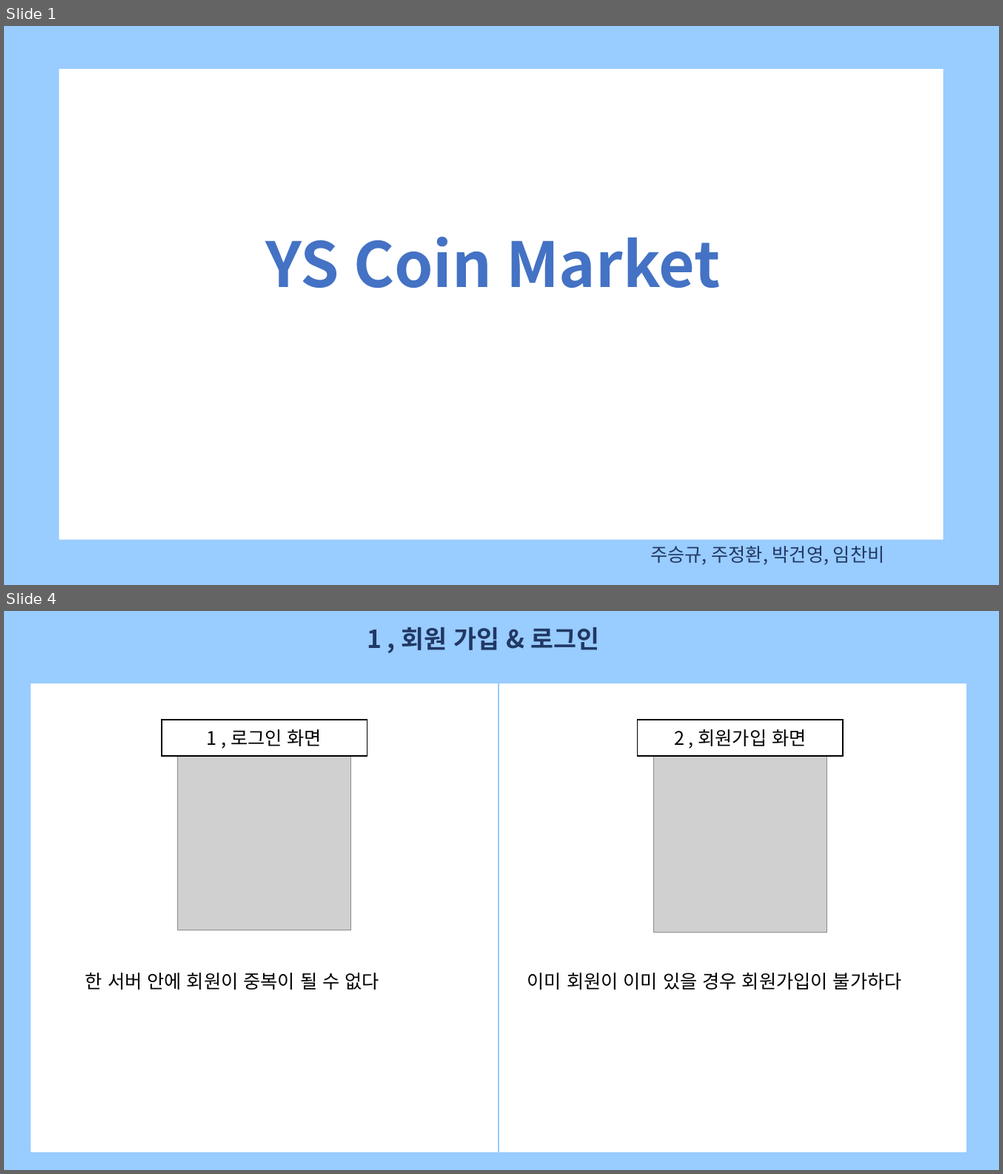
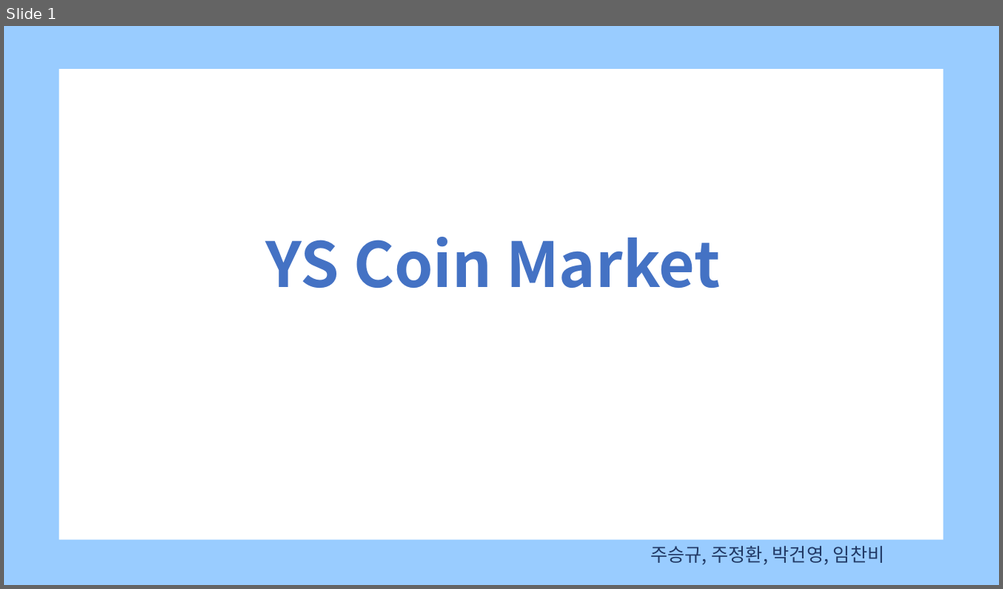
Before and after one commit to JuSeungKyu/ysCoinMarket, a slide deck: 템플릿PPT/YSCOIN_TYPE2.pptx. Shown one above the other, each under a label of ours: slides 1 and 4 before the commit, slide 1 after it; the slides between them are not shown. The pictures are 1003x1174 and 1003x589 pixels, drawn with LibreOffice and Linux fonts; fonts in the diff are those of the drawing; grey boxes stand for pictures. Boxes give left, top, right and bottom in pixels: in the first picture for what was removed or moved away, otherwise in the second. Text is boxed around its words. In the diff, an @@ line names an element or a change of style, - is before the commit and + after.

```diff
--- a/템플릿PPT/YSCOIN_TYPE2.pptx
+++ b/템플릿PPT/YSCOIN_TYPE2.pptx
@@ slide 4 removed at (x1=4, y1=611, x2=999, y2=1170), background #99CCFF @@
@@ text removed at (x1=367, y1=627, x2=599, y2=650) @@
-1 , 회원 가입 & 로그인
@@ rectangle removed at (x1=28, y1=682, x2=969, y2=1155) @@
@@ line removed from (498, 682) to (498, 1155) @@
@@ rectangle removed at (x1=162, y1=720, x2=367, y2=757) @@
-1 , 로그인 화면
@@ rectangle removed at (x1=637, y1=720, x2=843, y2=757) @@
-2 , 회원가입 화면
@@ picture removed at (x1=177, y1=755, x2=351, y2=931) @@
@@ picture removed at (x1=653, y1=757, x2=827, y2=933) @@
@@ text removed at (x1=85, y1=973, x2=379, y2=990) @@
-한 서버 안에 회원이 중복이 될 수 없다
@@ text removed at (x1=527, y1=973, x2=902, y2=990) @@
-이미 회원이 이미 있을 경우 회원가입이 불가하다
```
Also in this commit, not shown: 3 slides added, 6 other slides removed, 3 other files.
